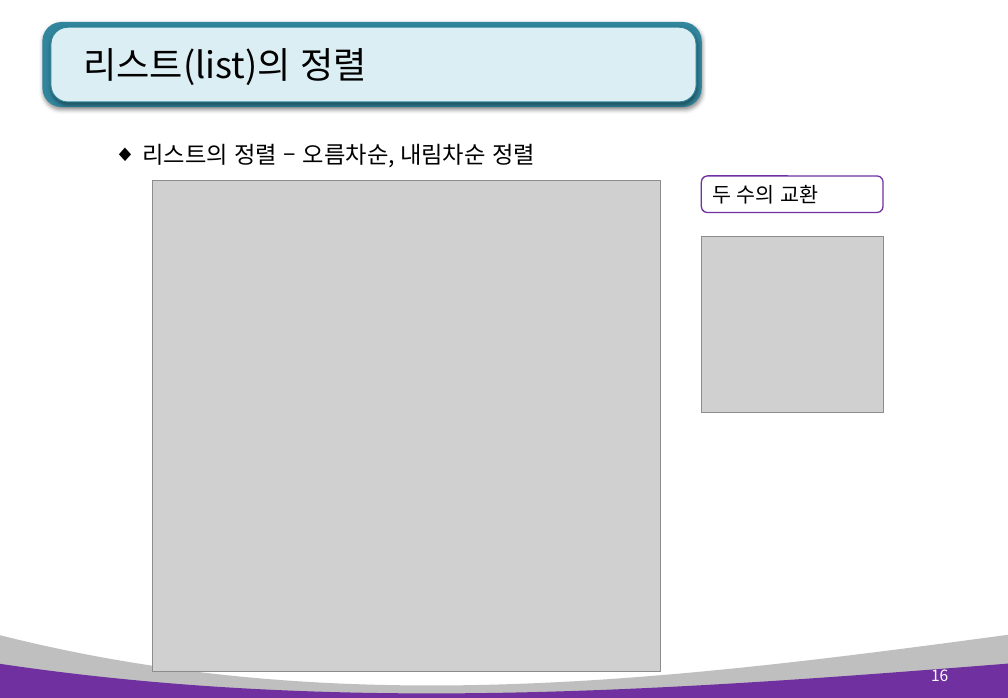
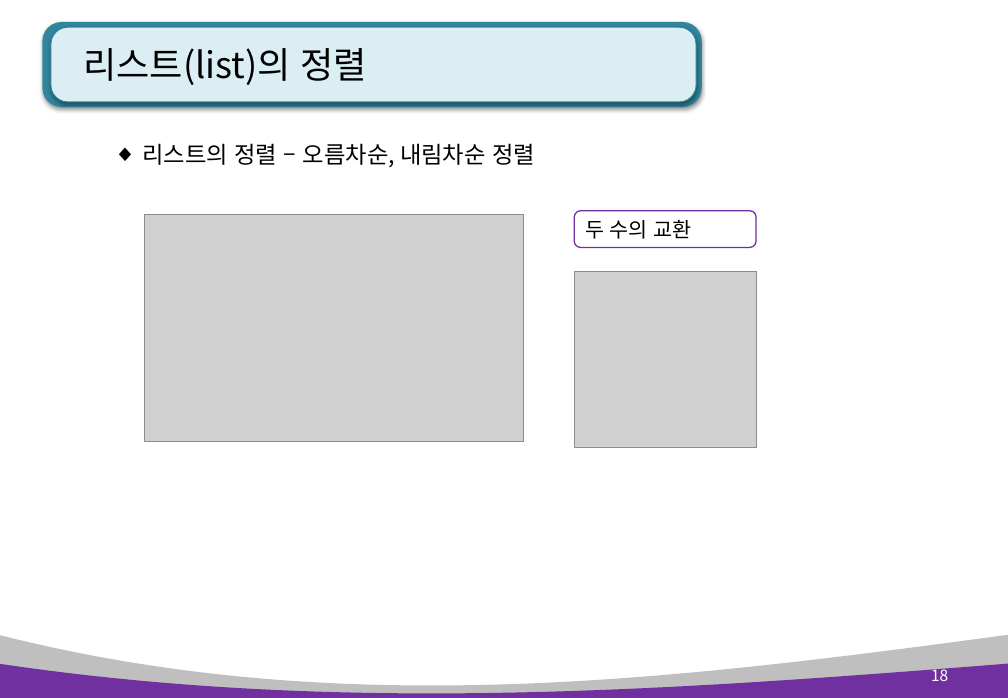
Before and after one commit to pshho/ngreen_project, a slide deck: slide 18 of pyWorks/자료/python_ppt/Python 4장. 리스트, 튜플, 딕셔너리.pptx (slide 16 before the commit). Drawn at 1008x698 pixels with LibreOffice and Linux fonts; fonts in the diff are those of the drawing; grey boxes stand for pictures. Boxes give left, top, right and bottom in pixels: in the first picture for what was removed or moved away, otherwise in the second. Text is boxed around its words. In the diff, an @@ line names an element or a change of style, - is before the commit and + after.

```diff
--- a/pyWorks/자료/python_ppt/Python 4장. 리스트, 튜플, 딕셔너리.pptx
+++ b/pyWorks/자료/python_ppt/Python 4장. 리스트, 튜플, 딕셔너리.pptx
@@ picture removed at [153, 181, 661, 672] @@
@@ picture added at [145, 214, 524, 441] @@
@@ rounded rectangle "두 수의 교환": place and size @@
-rounded rectangle "두 수의 교환" at [702, 176, 883, 212]
+rounded rectangle "두 수의 교환" at [574, 210, 756, 247]
@@ picture: place and size @@
-picture at [702, 237, 883, 412]
+picture at [575, 272, 757, 447]
```
Also in this commit, not shown: 1 slide added, 11 other files.
